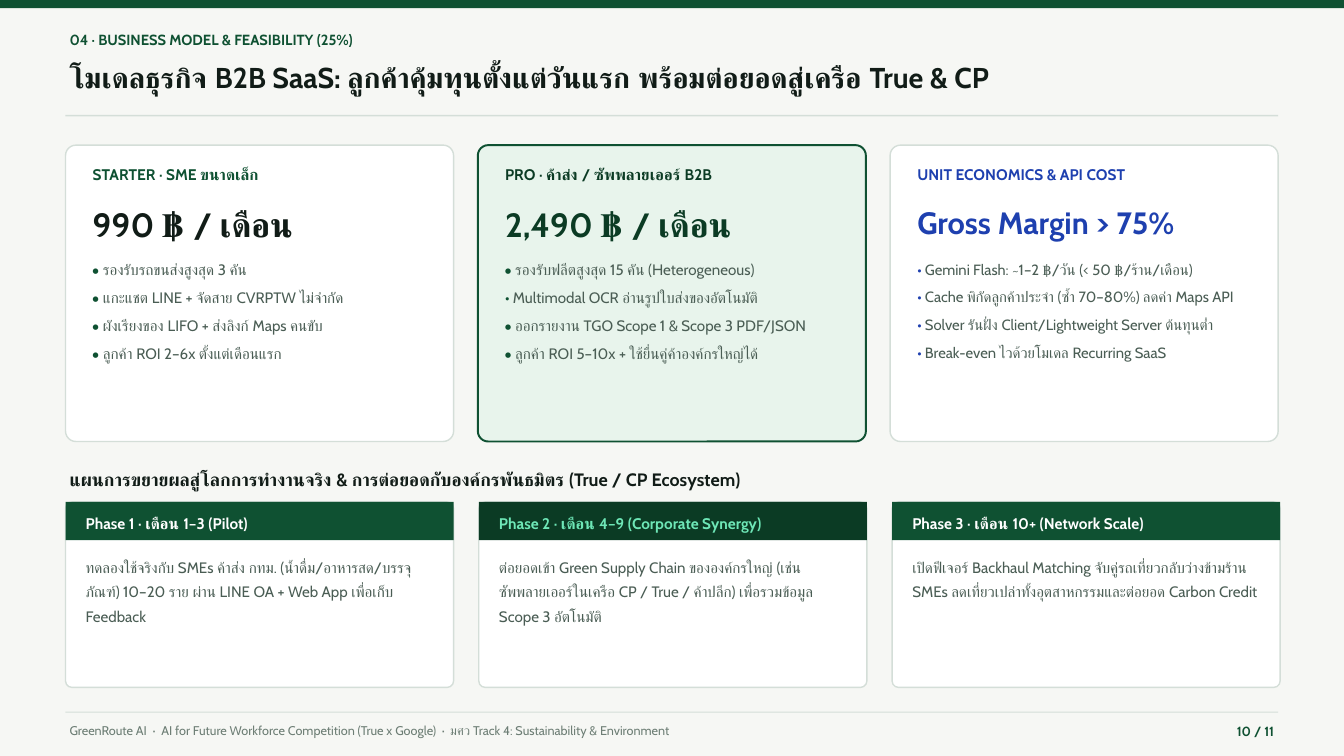
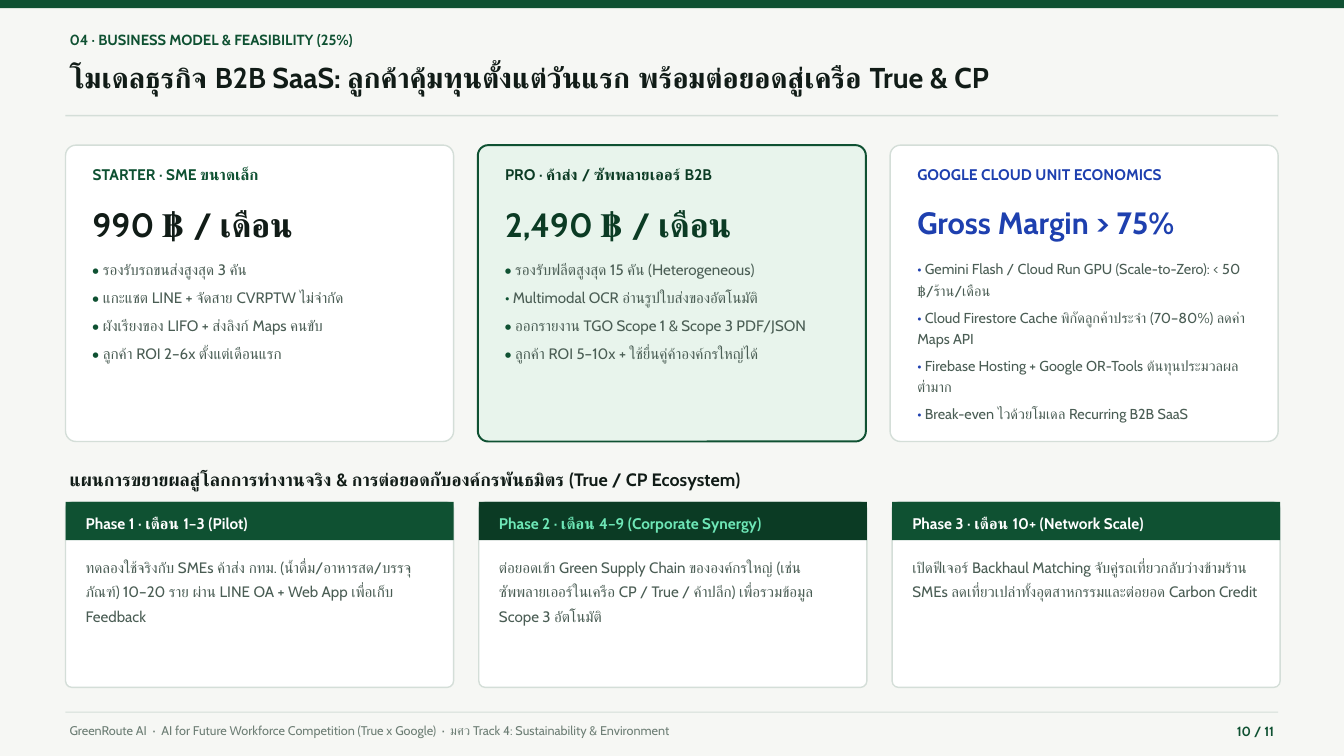
Before and after one commit to AkashiZai/TRUEAI, a slide deck: slide 10 of pitch/GreenRoute_AI_Pitch_Deck.pptx. Drawn at 1344x756 pixels with LibreOffice and Linux fonts; fonts in the diff are those of the drawing. Boxes give left, top, right and bottom in pixels: in the first picture for what was removed or moved away, otherwise in the second. Text is boxed around its words. In the diff, an @@ line names an element or a change of style, - is before the commit and + after.

Commit message:
feat: align GreenRoute AI architecture, UI, and Pitch Deck with Google Ecosystem (Gemma 3 Cloud Run GPU, Gemma 3n On-Device, OR-Tools)

```diff
--- a/pitch/GreenRoute_AI_Pitch_Deck.pptx
+++ b/pitch/GreenRoute_AI_Pitch_Deck.pptx
@@ text at <box>917,169,1162,180</box>: text changed @@
-UNIT ECONOMICS & API COST
+GOOGLE CLOUD UNIT ECONOMICS
@@ text at <box>917,263,1245,423</box>: text changed; size 10.6 to 10.3 pt @@
-• Gemini Flash: ~1–2 ฿/วัน (< 50 ฿/ร้าน/เดือน)
-• Cache พิกัดลูกค้าประจำ (ซ้ำ 70–80%) ลดค่า Maps API
-• Solver รันฝั่ง Client/Lightweight Server ต้นทุนต่ำ
-• Break-even ไวด้วยโมเดล Recurring SaaS
+• Gemini Flash / Cloud Run GPU (Scale-to-Zero): < 50 ฿/ร้าน/เดือน
+• Cloud Firestore Cache พิกัดลูกค้าประจำ (70–80%) ลดค่า Maps API
+• Firebase Hosting + Google OR-Tools ต้นทุนประมวลผลต่ำมาก
+• Break-even ไวด้วยโมเดล Recurring B2B SaaS
```
Also in this commit, not shown: 3 other slides changed, 7 other files.
